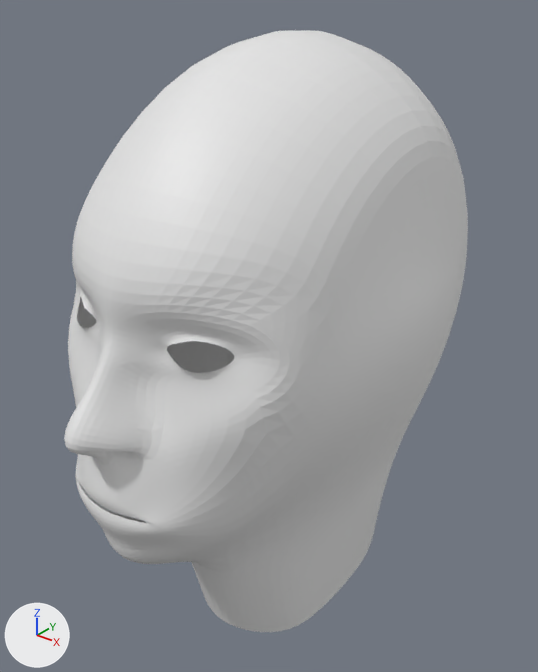
One commit to the Blender file justin3.blend: the scene before it, then after it.
The view is the same before and after, from a 50 mm lens placed at (7.9, -9.9, 5.59), pointed at (-0.22, 0.25, -0.7). Arrows for +X, +Y and +Z are at lower left; the lights stay in place.
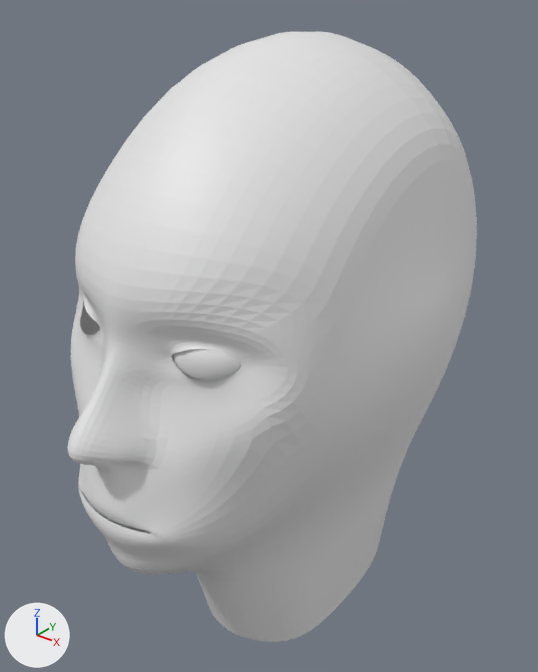
What changed in the scene script:
```text
Add me_mesh:
    me_mesh.from_pydata(...)  # 640 vertices, 608 faces; spans x -1.02..0.98, y -0.98..1.02, z -0.6..0.81
    me_mesh.polygons.foreach_set('use_smooth', [True] * 608)
Change ob_surfsphere:
    ob_surfsphere: bpy.data.objects.new('SurfSphere', cu_surfsphere) -> bpy.data.objects.new('SurfSphere', me_mesh)
Change ob_plane:
    ob_plane.location: (-0.23, -3.53, 0.56) -> (0.01, -3.66, 0.56)
```

Location of each change, (x1, y1, x2, y2) in pixels of the pictures (538 x 672 px):
'Plane', moved
    before: (64, 31, 468, 632)
    after: (67, 32, 477, 642)
'SurfSphere', now drawn
    after: (172, 349, 241, 381)
